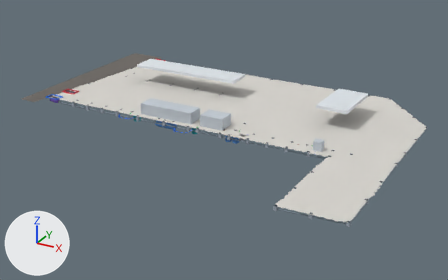
What one commit did to the glTF model portal-proposal/public/sites/models/1588.glb.
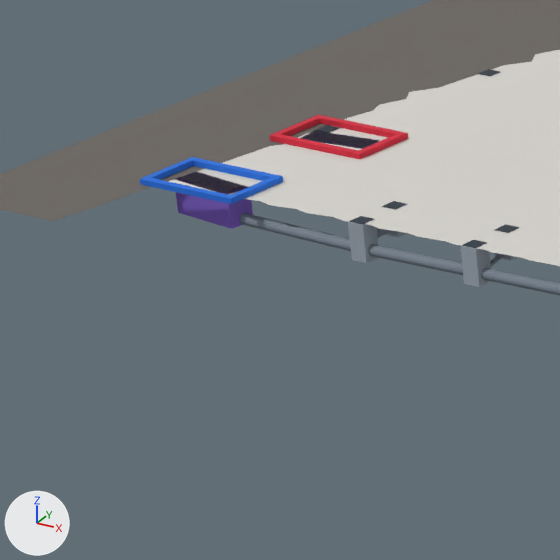
The first picture shows the older version from a 50 mm camera at (87.9, -155.8, 70.4) aimed at (2.2, -0.1, -7.5). The close-ups show the older and then the newer version on the part from 6% to 22% of the width and 26% to 52% of the height of that picture. Only the edits that show in the close-ups are written down. Lighting does not change. The marker at lower left points along +X, +Y and +Z. Where no turn or scale is listed for an object, it has been applied to the vertices. Vertices at exactly the same position are counted once.

The older version as bpy lines, for what is in view:
```python
me_mesh_186 = bpy.data.meshes.new('Mesh_186')
me_mesh_186.from_pydata(...)  # 24 vertices, 48 faces; spans x -57.88..-52.82, y -5.99..-2.89, z 0.01..0.26
me_mesh_186.materials.append(mat_sampleg21)  # red #d7263d
me_mesh_187 = bpy.data.meshes.new('Mesh_187')
me_mesh_187.from_pydata(...)  # 24 vertices, 48 faces; spans x -58.81..-53.75, y -12.89..-9.73, z 0.01..0.26
me_mesh_187.materials.append(mat_sampleg22)  # blue #1f6fe0
me_mesh_210 = bpy.data.meshes.new('Mesh_210')
me_mesh_210.from_pydata(...)  # 257 vertices, 390 faces; spans x -65.0..-51.0, y -18.0..45.5, z 0.0
me_mesh_210.materials.append(mat_road)  # dark grey #6b6661
ob_highway_side = bpy.data.objects.new('Highway side', me_mesh_210)
ob_highway_side.location = (0.0, 0.0, 0.0)
ob_s2___g2_1___existing_sampling_point = bpy.data.objects.new('S2 · G2.1 · Existing sampling point', me_mesh_186)
ob_s2___g2_1___existing_sampling_point.location = (0.0, 0.0, 0.0)
ob_s3___g2_2___existing_sampling_point = bpy.data.objects.new('S3 · G2.2 · Existing sampling point', me_mesh_187)
ob_s3___g2_2___existing_sampling_point.location = (0.0, 0.0, 0.0)
# also in view: 'Forecourt and paving (taken as flat)' at (0.3, -0.2, 0.0); 'Grated trap pit at the south-west outfall' at (-56.3, -11.3, -0.8); 'Manhole F14' at (-47.7, -11.8, -0.8); 'Site drain: front strip, along the south boundary, Ø0.50 m' at (-42.2, -11.6, -1.2); 'Manhole F13' at (-41.7, -11.7, -0.8)
```
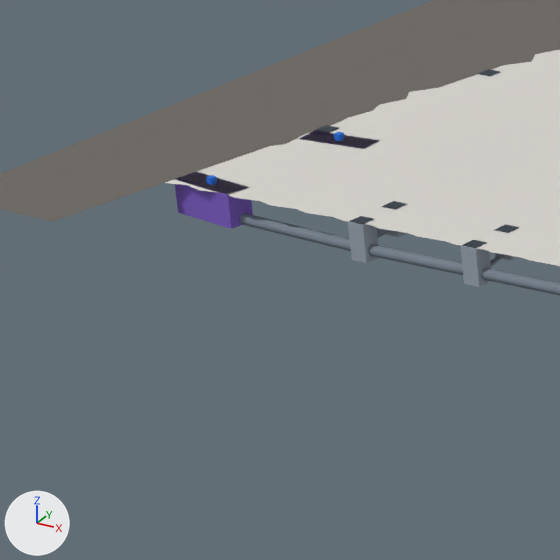
Location of each change, (x1, y1, x2, y2) in pixels of the close-ups (560 x 560 px):
'S3 · G2.2 · Existing sampling point', reshaped (92% narrower, 77% shorter): before (140, 157, 283, 204); after (206, 175, 217, 185)
'S2 · G2.1 · Existing sampling point', reshaped (92% narrower, 78% shorter): before (270, 115, 408, 159); after (334, 132, 344, 141)
part 1 of me_mesh_186, deleted (red): before (270, 115, 408, 159)
part 2 of me_mesh_186, added: after (334, 132, 344, 141)
part 3 of me_mesh_187, deleted (blue): before (140, 157, 283, 204)
part 4 of me_mesh_187, added: after (206, 175, 217, 185)

The edits, one by one:
me_mesh_186 is used by ob_s2___g2_1___existing_sampling_point; location (0.0, 0.0, 0.0).
me_mesh_186 had 24 vertices, 48 faces and spanned x -57.88..-52.82, y -5.99..-2.89, z 0.01..0.26.
me_mesh_186 no longer uses material mat_sampleg21 (red #d7263d).
me_mesh_186 now has 8 vertices, 12 faces and spans x -55.5..-55.2, y -4.59..-4.29, z 0.0..0.3.
me_mesh_186 part 1: the whole mesh is rebuilt.
Part 2, on me_mesh_186:
8 vertices are added at x -55.5..-55.2, y -4.59..-4.29, z 0.0..0.3.
12 new faces join them.
me_mesh_186 gains material mat_sampleg22 (blue #1f6fe0).
me_mesh_187 is used by ob_s3___g2_2___existing_sampling_point; location (0.0, 0.0, 0.0).
me_mesh_187 had 24 vertices, 48 faces and spanned x -58.81..-53.75, y -12.89..-9.73, z 0.01..0.26.
me_mesh_187 now has 8 vertices, 12 faces and spans x -56.43..-56.13, y -11.46..-11.16, z 0.0..0.3.
me_mesh_187 part 3: the whole mesh is rebuilt.
Part 4, on me_mesh_187:
8 vertices are added at x -56.43..-56.13, y -11.46..-11.16, z 0.0..0.3.
12 new faces join them.
